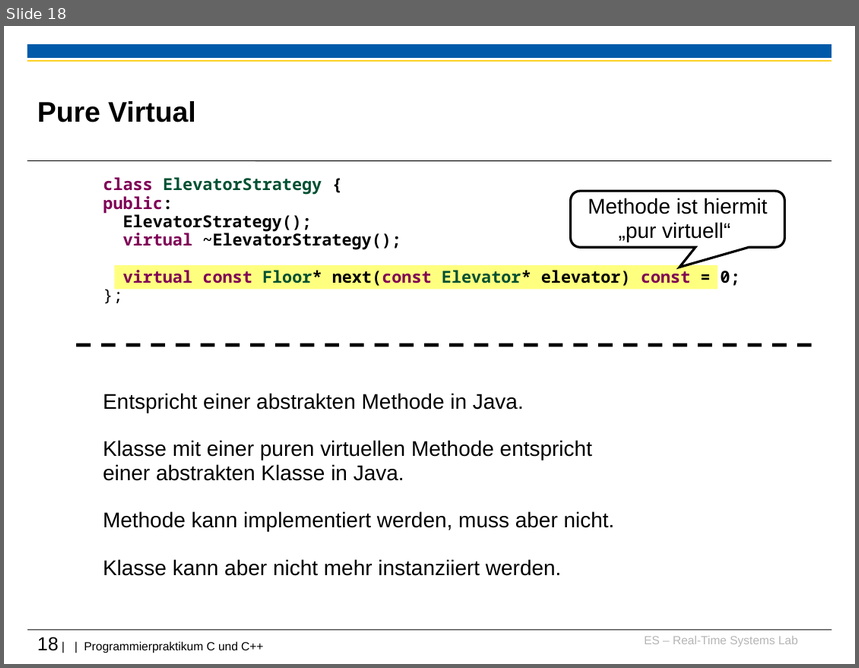
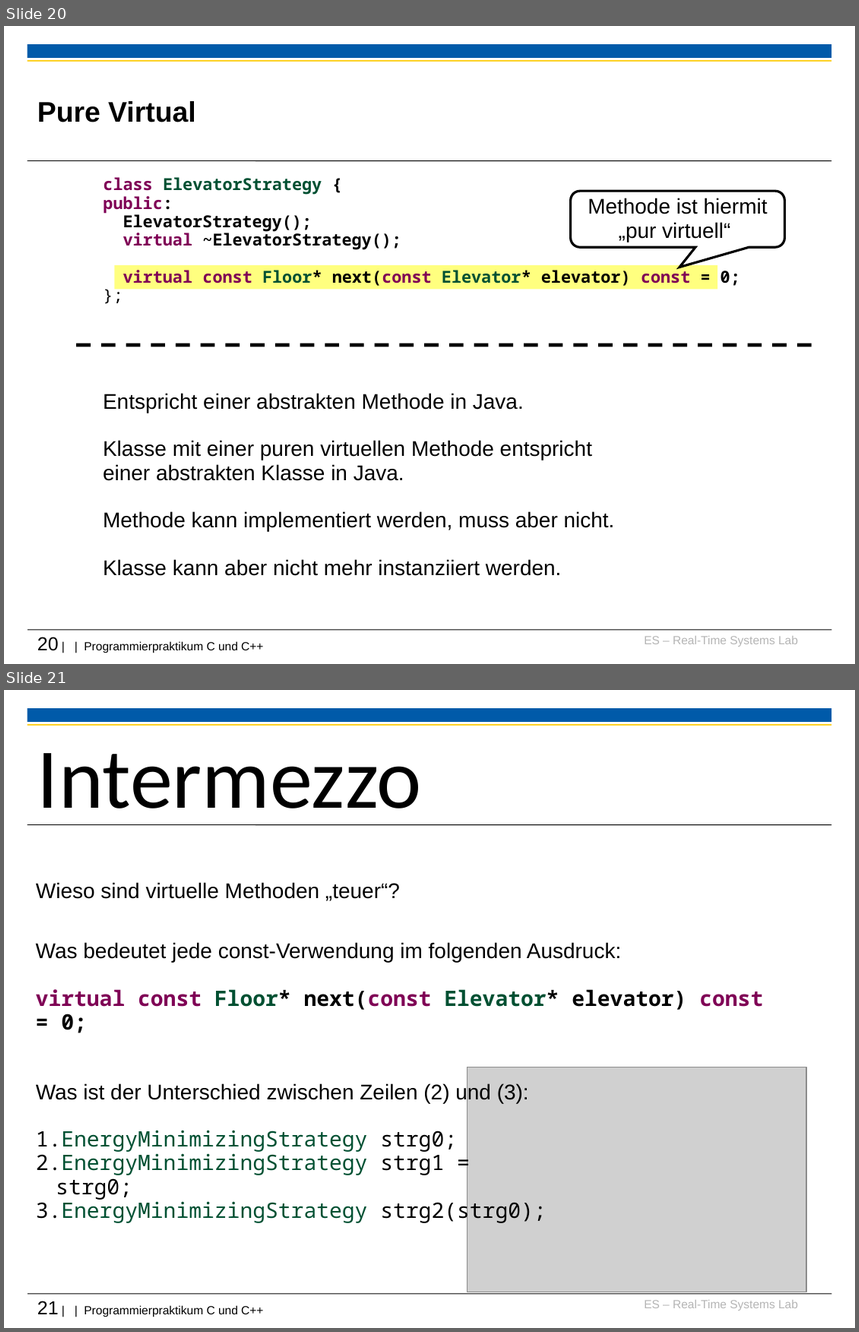
Before and after one commit to h82k/tud-cppp, a slide deck: Vorlesung/3 Vererbung-Polymorphie_F18.ppt. Shown one above the other, each under a label of ours: slide 18 before the commit, slides 20 and 21 after it. The pictures are 859x668 and 859x1332 pixels, drawn with LibreOffice and Linux fonts; fonts in the diff are those of the drawing; grey boxes stand for pictures; background and template pictures are left out. Boxes give left, top, right and bottom in pixels: in the first picture for what was removed or moved away, otherwise in the second. Text is boxed around its words. In the diff, an @@ line names an element or a change of style, - is before the commit and + after.

```diff
--- a/Vorlesung/3 Vererbung-Polymorphie_F18.ppt
+++ b/Vorlesung/3 Vererbung-Polymorphie_F18.ppt
@@ slide 21 added at bbox=[4, 690, 855, 1328], background #FFFFFF; not listed: 6 template elements that a slide beside it also shows @@
@@ title added at bbox=[37, 753, 422, 825], 72 pt, text #000000 @@
+Intermezzo
@@ text added at bbox=[36, 882, 400, 901], 18 pt, text #000000 @@
+Wieso sind virtuelle Methoden „teuer“?
@@ text added at bbox=[36, 942, 763, 1034], 18 pt, text #000000, bold @@
+Was bedeutet jede const-Verwendung im folgenden Ausdruck:
+virtual const Floor* next(const Elevator* elevator) const = 0;
@@ picture added at bbox=[467, 1067, 807, 1292] @@
@@ text added at bbox=[36, 1083, 546, 1224], 18 pt, text #000000 @@
+Was ist der Unterschied zwischen Zeilen (2) und (3):
+1. EnergyMinimizingStrategy strg0;
+2. EnergyMinimizingStrategy strg1 = strg0;
+3. EnergyMinimizingStrategy strg2(strg0);
@@ what was slide 18 is now slide 20 @@
@@ text at bbox=[37, 637, 263, 653]: text changed @@
-18 | | Programmierpraktikum C und C++
+20 | | Programmierpraktikum C und C++
```
Also in this commit, not shown: 1 slide changed, 2 other slides added, 4 other files.
